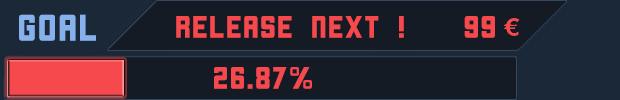
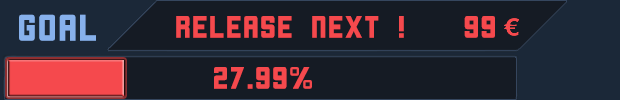
Two versions of the same layered image (620x100). Layer-by-layer changes:
renamed "26.87%" to "27.99%", painted on it over left=231, top=67, right=287, bottom=89
